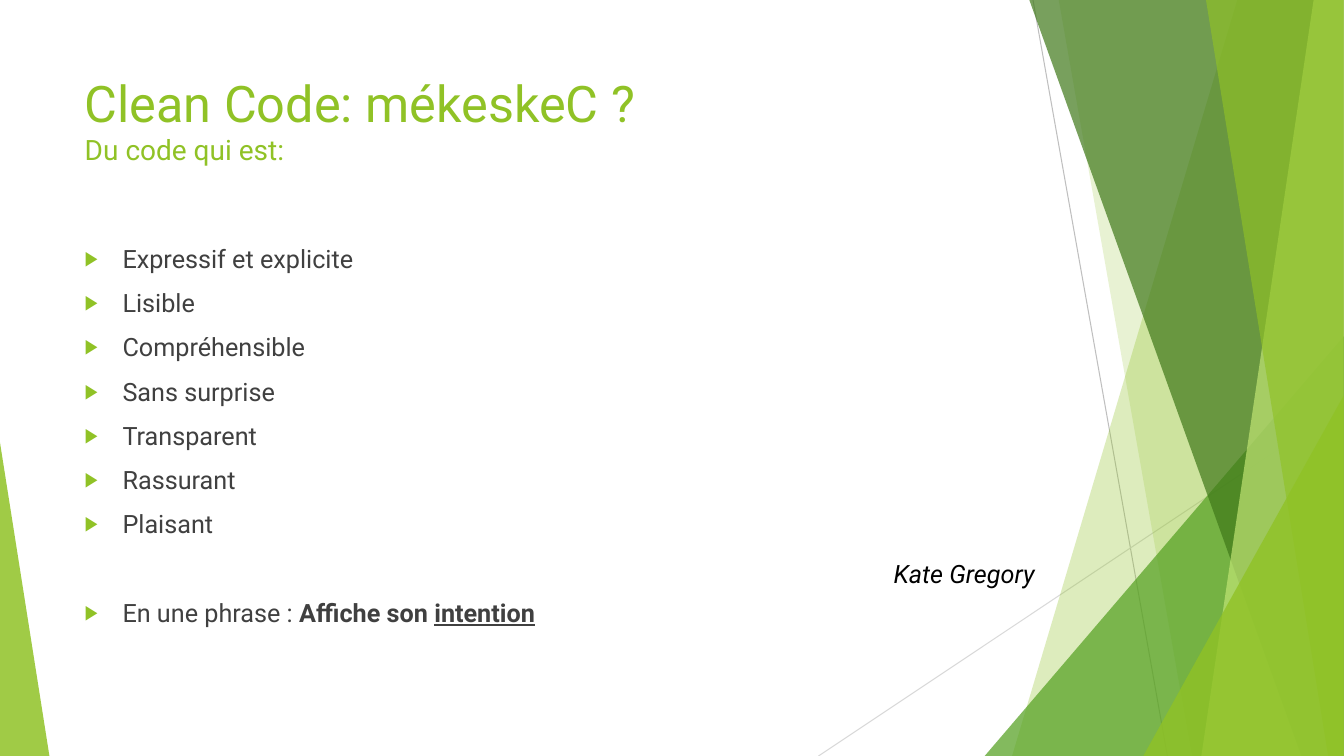
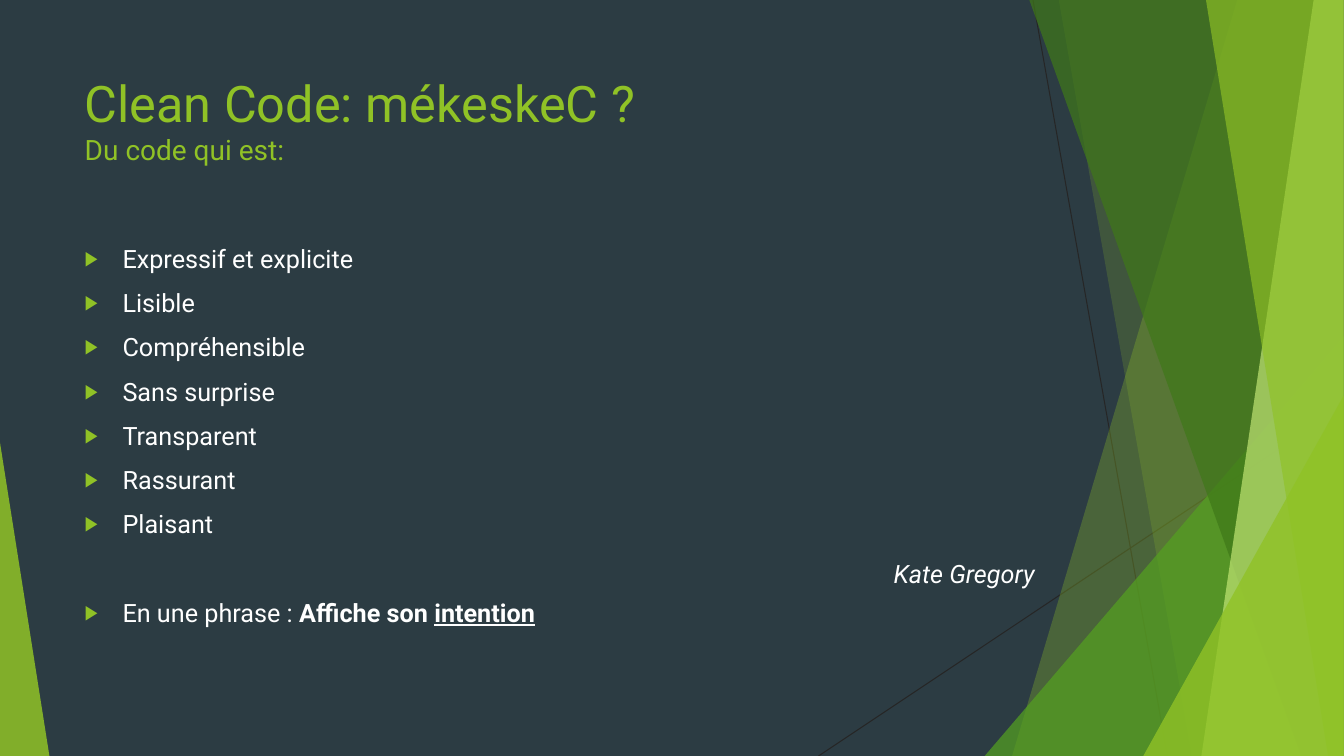
Before and after one commit to worming004/SimpleIsNotEasy, a slide deck: slide 16 of PPT/Easy != Simple.pptx. Drawn at 1344x756 pixels with LibreOffice and Linux fonts; fonts in the diff are those of the drawing. Boxes give left, top, right and bottom in pixels: in the first picture for what was removed or moved away, otherwise in the second. Text is boxed around its words. In the diff, an @@ line names an element or a change of style, - is before the commit and + after.

```diff
--- a/PPT/Easy != Simple.pptx
+++ b/PPT/Easy != Simple.pptx
@@ background #FFFFFF to #2C3C43 @@
@@ line (1033, 0) - (1168, 756): stroke #BFBFBF 0.75 pt to #262626 0.75 pt @@
@@ text "Expressif et explicite" at <box>123,249,535,627</box>: text colour #404040 to #FFFFFF @@
@@ line (1344, 406) - (819, 756): stroke #D9D9D9 0.75 pt to #262626 0.75 pt @@
@@ text "Kate Gregory" at <box>894,565,1034,589</box>: text colour #000000 to #FFFFFF @@
```
Also in this commit, not shown: 34 other slides changed.
